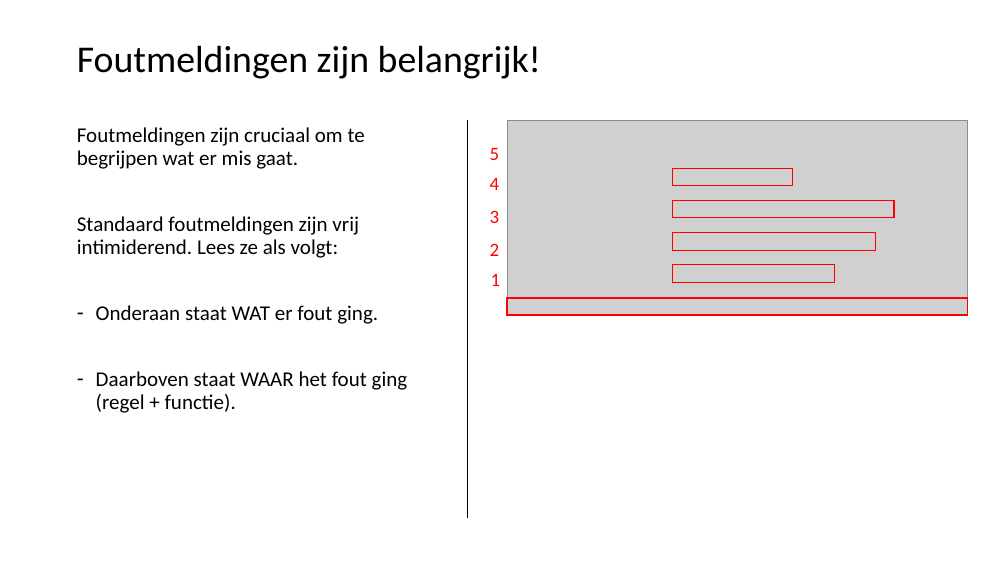
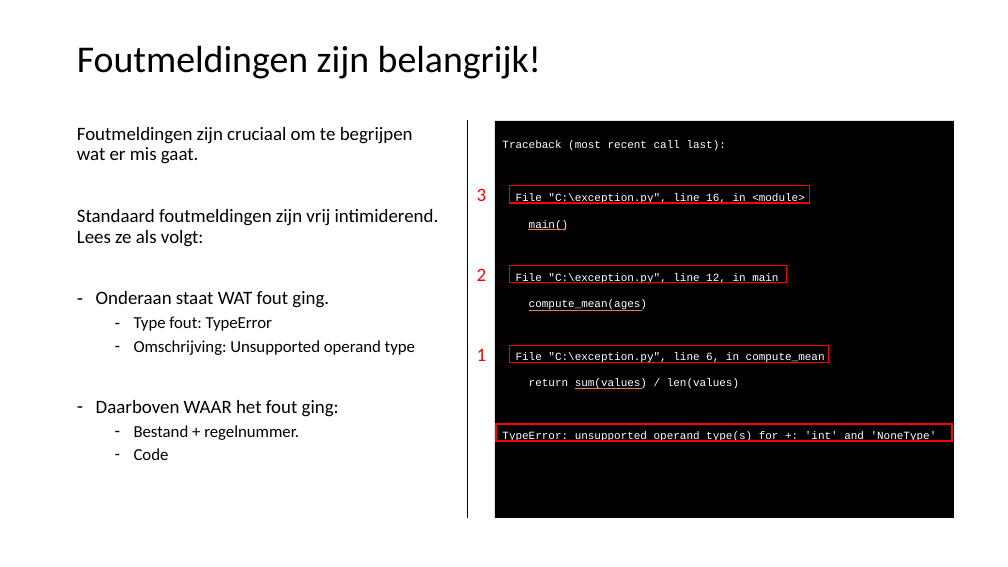
Before and after one commit to LFKoning/knowledge-sharing, a slide deck: slide 34 of python_trainees/2_production_code/python_traineeship_2.pptx (slide 33 before the commit). Drawn at 1008x567 pixels with LibreOffice and Linux fonts; fonts in the diff are those of the drawing; grey boxes stand for pictures. Boxes give left, top, right and bottom in pixels: in the first picture for what was removed or moved away, otherwise in the second. Text is boxed around its words. In the diff, an @@ line names an element or a change of style, - is before the commit and + after.

```diff
--- a/python_trainees/2_production_code/python_traineeship_2.pptx
+++ b/python_trainees/2_production_code/python_traineeship_2.pptx
@@ text at <box>77,127,439,247</box>: size 20 to 18 pt in "Foutmeldingen zijn cruciaal om te begrijpen wat ...", "Standaard foutmeldingen zijn vrij intimiderend. Lees ze ..." @@
@@ rectangle added at <box>495,121,954,518</box>, fill #000000, 10.5 pt, text #FFFFFF @@
+Traceback (most recent call last):
+File "C:\exception.py", line 16, in <module>
+main()
+File "C:\exception.py", line 12, in main
+compute_mean(ages)
+File "C:\exception.py", line 6, in compute_mean
+return sum(values) / len(values)
+TypeError: unsupported operand type(s) for +: 'int' and 'NoneType'
@@ text "3": place and size @@
-text "3" at <box>490,210,500,223</box>
+text "3" at <box>477,188,487,201</box>
@@ rectangle: place and size @@
-rectangle at <box>673,200,895,218</box>
+rectangle at <box>510,186,810,203</box>
@@ line added from (529, 229) to (566, 229), #ED7D31 1 pt @@
@@ group removed at <box>490,120,968,315</box>: 2 texts, 1 picture, 1 rectangle @@
-4
-5
@@ text "2": place and size @@
-text "2" at <box>490,243,500,256</box>
+text "2" at <box>477,268,487,281</box>
@@ rectangle: place and size @@
-rectangle at <box>673,168,792,185</box>
+rectangle at <box>510,265,786,283</box>
@@ text at <box>96,291,415,460</box>: text changed; size 20 to 16 pt @@
-– Onderaan staat WAT er fout ging.
-– Daarboven staat WAAR het fout ging (regel + functie).
+– Onderaan staat WAT fout ging.
+  – Type fout: TypeError
+  – Omschrijving: Unsupported operand type
+– Daarboven WAAR het fout ging:
+  – Bestand + regelnummer.
+  – Code
@@ line added from (529, 311) to (642, 311), #ED7D31 1 pt @@
@@ text "1": place and size @@
-text "1" at <box>491,274,501,286</box>
+text "1" at <box>477,349,487,361</box>
@@ rectangle: place and size @@
-rectangle at <box>673,265,836,282</box>
+rectangle at <box>510,346,829,363</box>
@@ line added from (575, 389) to (642, 389), #ED7D31 1 pt @@
@@ rectangle: place and size @@
-rectangle at <box>507,298,968,315</box>
+rectangle at <box>496,424,952,442</box>
```
Also in this commit, not shown: 30 other slides changed, 3 slides added, 1 slide removed, 12 other files.
